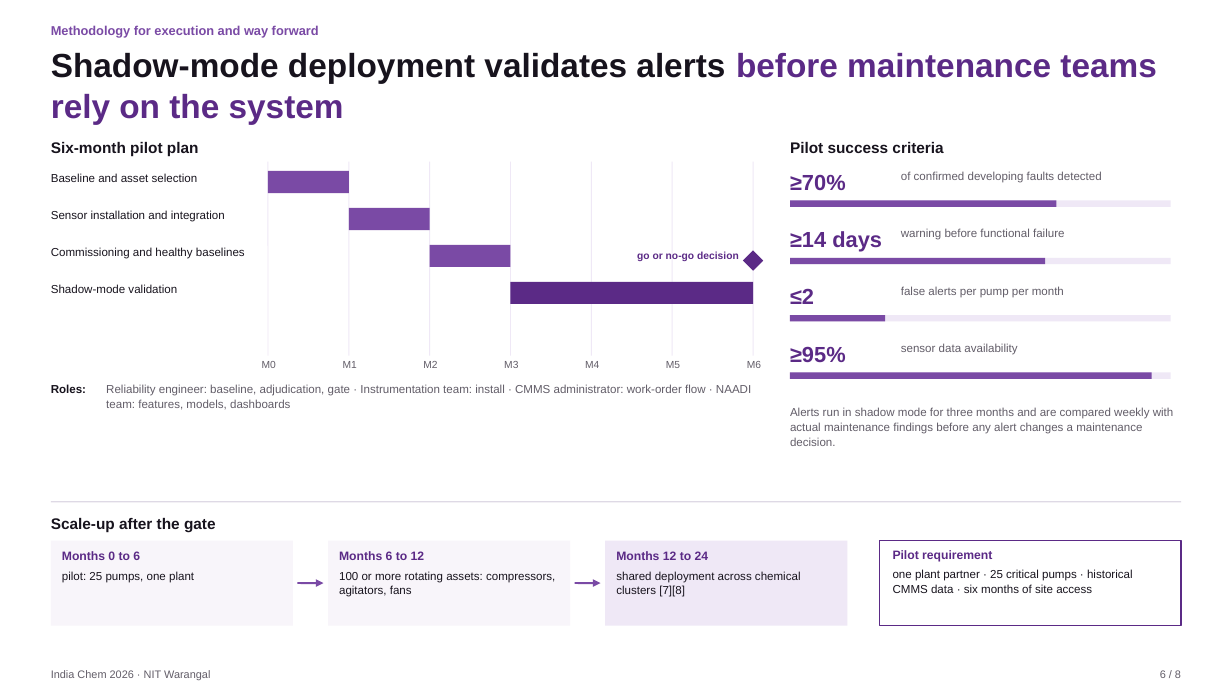
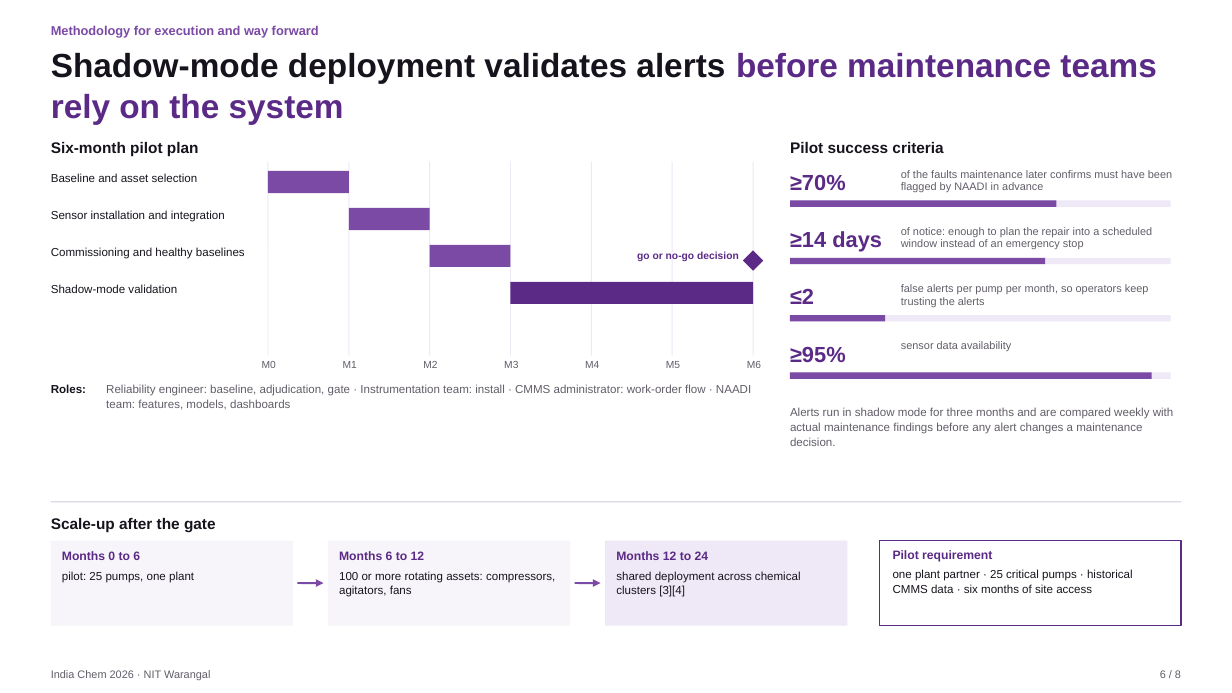
Before and after one commit to jainraunak944/Dataforge, a slide deck: slide 6 of india-chem-2026/deck/India_Chem_2026_NITW_Raunak_Anushriya_v2.pptx. Drawn at 1232x693 pixels with LibreOffice and Linux fonts; fonts in the diff are those of the drawing. Boxes give left, top, right and bottom in pixels: in the first picture for what was removed or moved away, otherwise in the second. Text is boxed around its words. In the diff, an @@ line names an element or a change of style, - is before the commit and + after.

```diff
--- a/india-chem-2026/deck/India_Chem_2026_NITW_Raunak_Anushriya_v2.pptx
+++ b/india-chem-2026/deck/India_Chem_2026_NITW_Raunak_Anushriya_v2.pptx
@@ text at (901, 170, 1172, 192): text changed; size 9 to 8.5 pt @@
-of confirmed developing faults detected
+of the faults maintenance later confirms must have been flagged by NAADI in advance
@@ text at (901, 227, 1152, 249): text changed; size 9 to 8.5 pt @@
-warning before functional failure
+of notice: enough to plan the repair into a scheduled window instead of an emergency stop
@@ text at (901, 284, 1149, 307): text changed; size 9 to 8.5 pt @@
-false alerts per pump per month
+false alerts per pump per month, so operators keep trusting the alerts
@@ text "sensor data availability" at (901, 341, 1011, 351): size 9 to 8.5 pt @@
@@ text at (616, 571, 801, 597): text changed @@
-shared deployment across chemical clusters [7][8]
+shared deployment across chemical clusters [3][4]
```
Also in this commit, not shown: 7 other slides changed, 13 other files.
